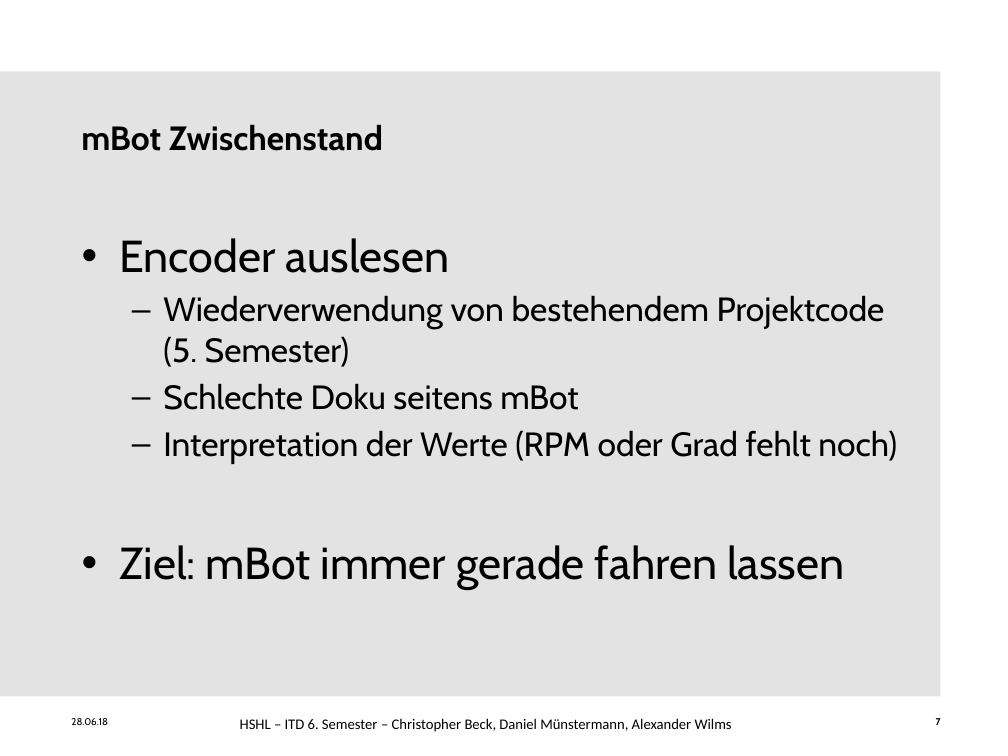
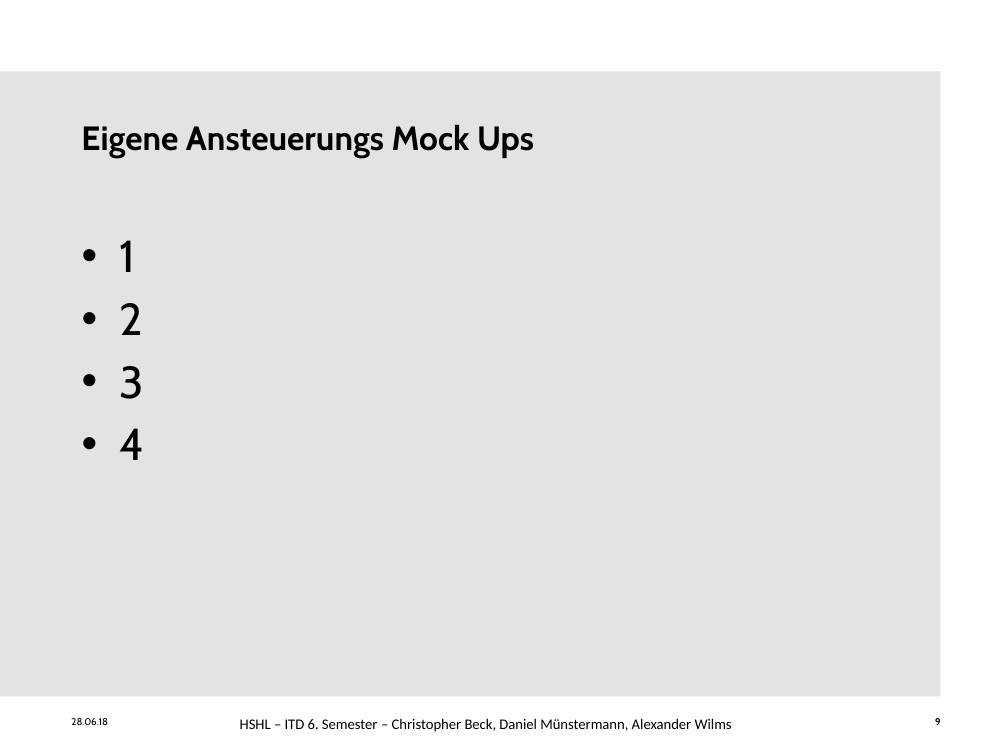
Before and after one commit to ChristineAgethen/Interaktionskonzept_Rollstuhl, a slide deck: slide 9 of Interaktionskonzept.pptx (slide 7 before the commit). Drawn at 1008x756 pixels with LibreOffice and Linux fonts; fonts in the diff are those of the drawing; background and template pictures are left out. Boxes give left, top, right and bottom in pixels: in the first picture for what was removed or moved away, otherwise in the second. Text is boxed around its words. In the diff, an @@ line names an element or a change of style, - is before the commit and + after.

```diff
--- a/Interaktionskonzept.pptx
+++ b/Interaktionskonzept.pptx
@@ text at (x1=81, y1=124, x2=534, y2=158): text changed @@
-mBot Zwischenstand
+Eigene Ansteuerungs Mock Ups
@@ text at (x1=119, y1=240, x2=144, y2=460): text changed; size 24 to 32 pt @@
-• Encoder auslesen
-  – Wiederverwendung von bestehendem Projektcode (5. Semester)
-  – Schlechte Doku seitens mBot
-  – Interpretation der Werte (RPM oder Grad fehlt noch)
-• Ziel: mBot immer gerade fahren lassen
+• 1
+• 2
+• 3
+• 4
@@ page number at (x1=935, y1=718, x2=941, y2=725): text changed @@
-7
+9
```
Also in this commit, not shown: 5 other slides changed, 3 slides added.
